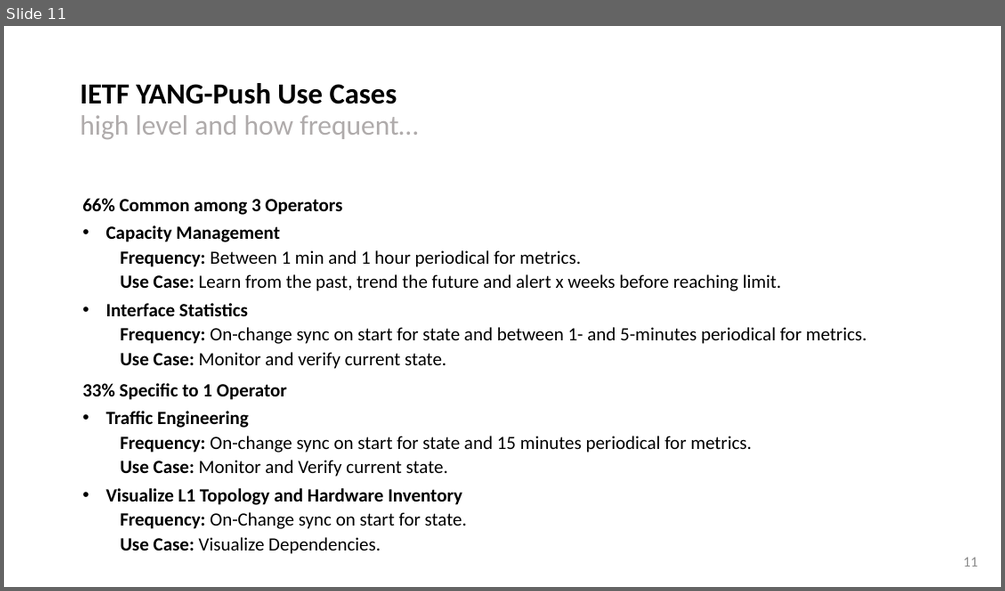
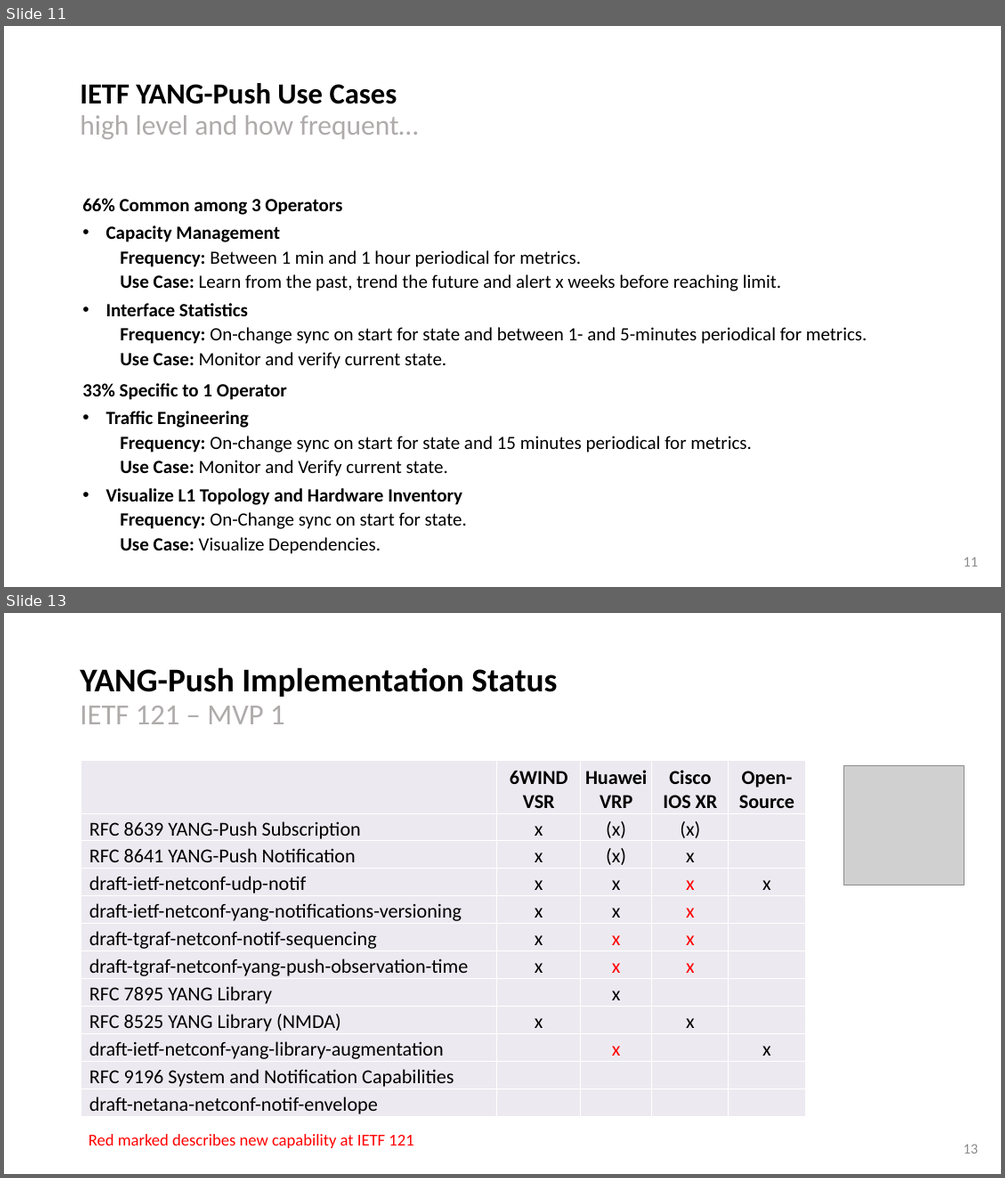
Before and after one commit to network-analytics/ietf-network-analytics-document-status, a slide deck: 121/NMOP/ietf-yang-push-implementations-next-steps.pptx. Shown one above the other, each under a label of ours: slide 11 before the commit, slides 11 and 13 after it; the slides between them are not shown. The pictures are 1005x591 and 1005x1178 pixels, drawn with LibreOffice and Linux fonts; fonts in the diff are those of the drawing; grey boxes stand for pictures. Boxes give left, top, right and bottom in pixels: in the first picture for what was removed or moved away, otherwise in the second. Text is boxed around its words. In the diff, an @@ line names an element or a change of style, - is before the commit and + after.

```diff
--- a/121/NMOP/ietf-yang-push-implementations-next-steps.pptx
+++ b/121/NMOP/ietf-yang-push-implementations-next-steps.pptx
@@ slide 13 added at (4,613,1001,1174), background #FFFFFF @@
@@ title added at (80,667,557,724), 32 pt, text #000000, bold @@
+YANG-Push Implementation Status
+IETF 121 – MVP 1
@@ table added at (81,761,806,1118), 12 rows, 5 columns @@
+ | 6WIND VSR | Huawei VRP | Cisco IOS XR | Open-Source
+RFC 8639 YANG-Push Subscription | x | (x) | (x) | 
+RFC 8641 YANG-Push Notification | x | (x) | x | 
+draft-ietf-netconf-udp-notif | x | x | x | x
+draft-ietf-netconf-yang-notifications-versioning | x | x | x | 
+draft-tgraf-netconf-notif-sequencing | x | x | x | 
+draft-tgraf-netconf-yang-push-observation-time | x | x | x | 
+RFC 7895 YANG Library |  | x |  | 
+RFC 8525 YANG Library (NMDA) | x |  | x | 
+draft-ietf-netconf-yang-library-augmentation |  | x |  | x
+RFC 9196 System and Notification Capabilities |  |  |  | 
+draft-netana-netconf-notif-envelope |  |  |  | 
@@ picture added at (844,765,963,885) @@
@@ text added at (89,1134,413,1148), 16 pt, text #FF0000 @@
+Red marked describes new capability at IETF 121
@@ page number added at (963,1143,979,1153), 14 pt, text #8C8C8C @@
+13
```
Also in this commit, not shown: 1 slide changed, 2 other slides added, 5 other files.
